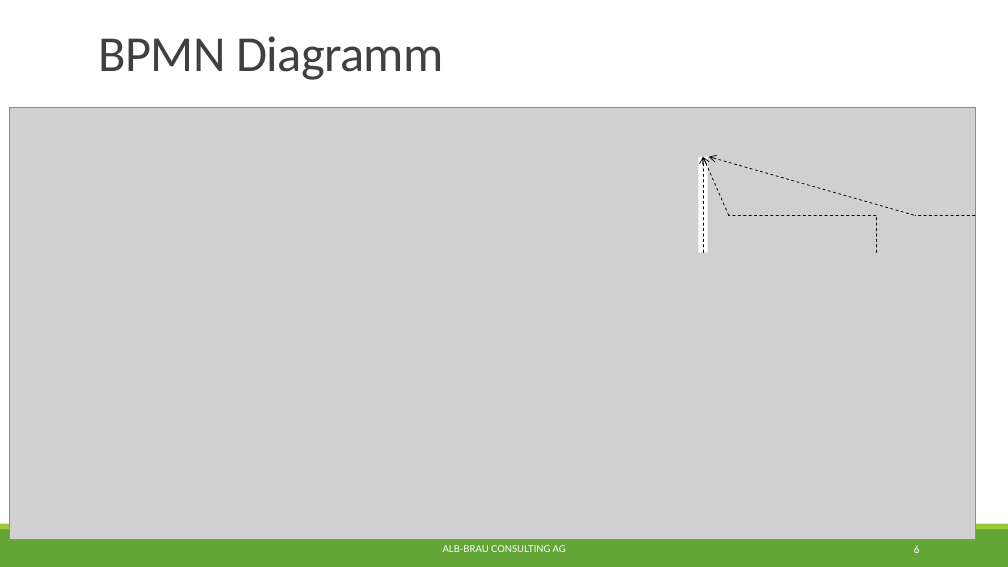
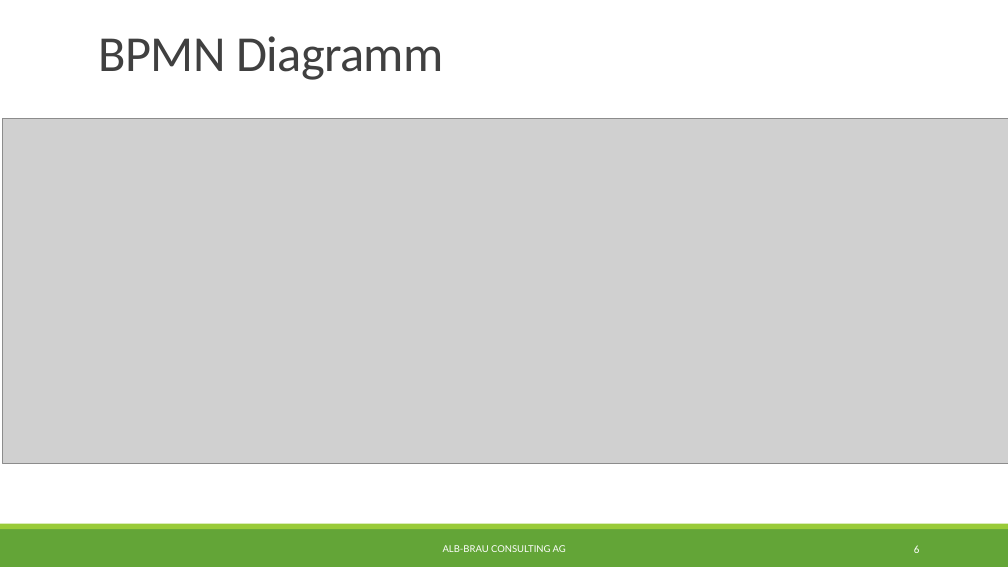
Before and after one commit to albae3333/DigitaleFabrik, a slide deck: slide 6 of Präsentation/Präsentation.pptx. Drawn at 1008x567 pixels with LibreOffice and Linux fonts; fonts in the diff are those of the drawing; grey boxes stand for pictures. Boxes give left, top, right and bottom in pixels: in the first picture for what was removed or moved away, otherwise in the second. Text is boxed around its words. In the diff, an @@ line names an element or a change of style, - is before the commit and + after.

```diff
--- a/Präsentation/Präsentation.pptx
+++ b/Präsentation/Präsentation.pptx
@@ picture: place and size @@
-picture at bbox=[10, 108, 975, 540]
+picture at bbox=[2, 118, 1008, 463]
@@ rectangle removed at bbox=[699, 157, 708, 253] @@
@@ arrow removed from (703, 253) to (703, 157) @@
@@ arrow removed from (729, 215) to (703, 157) @@
@@ arrow removed from (914, 215) to (709, 157) @@
@@ line removed from (876, 215) to (729, 215) @@
@@ line removed from (876, 253) to (876, 215) @@
@@ line removed from (975, 215) to (915, 215) @@
```
Also in this commit, not shown: 7 other slides changed, 2 slides added, 1 other file.
